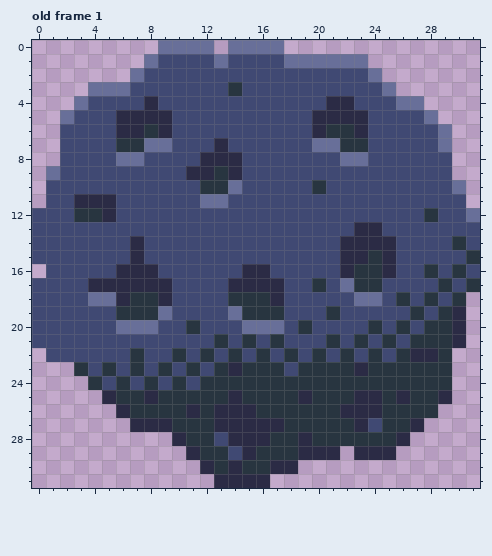
File history of a pixel-art file, resources/asteroid.aseprite. The picture above was drawn from the file before the commit.
32x32 pixels, 3 frames. Shown: old frame 1.
Now the later version:
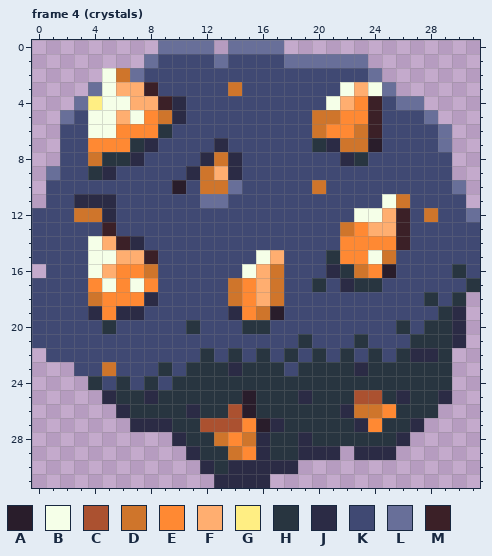
Palette (. is transparent): A #291d2b  B #f5ffe8  C #ab5130  D #cf752b  E #ff8933  F #ffae70  G #ffee83  H #283540  J #2b2b45  K #404973  L #686f99  M #3b2027
A new or re-ordered frame is compared with the old frame closest to it.
Log entry: Add crystal asteroid type
From old to new:
frames 3 -> 4
Changed rows in their new state; - is an unchanged pixel.
Frame 4 (crystals) is new; against old frame 1:
first column x 3:
 2 --BD-------------------------
 3 --BFFM-----D-------BFB-------
 4 -GBBFFMJ----------BFEM-------
 5 -BBFBEDJ---------DDEEM-------
 6 -BBEEEH----------DEEDM-------
 7 -EEE-JK----------HJDDA-------
 8 -DHHJ-----D--------JH--------
 9 -HJ------DF------------------
10 -------A-DD------D-----------
11 ----------------------BD-----
12 DD------------------BBFM-D---
13 --M----------------DEFFM-----
14 -BFM---------------EEEEM---K-
15 -BBFFM-------BF---HEEBD-----K
16 -BFEED------BFD---JHDEA--K---
17 -EBEBEK----DEFD----J------K--
18 -DEEEJK----DEFD-----KK-K-----
19 -JEJJKK----JEDA---K-----K----
20 --HKKK------HHK-K----K-------
21 ----------K-K-K-H-K---K------
22 ----K--K---------------------
23 K-D-K----H-------------------
24 --------H--------------------
25 -----------HA-------CC-------
26 ----------HCA-------DDE------
27 ---------CCCEA-------E-------
28 ----------DED----------------
29 -----------DEJ---------------
30 ------------JJ---------------
Changed places in both pictures, as pixel boxes (x1, y1, x2, y2):
changed: (74, 68, 480, 474)
